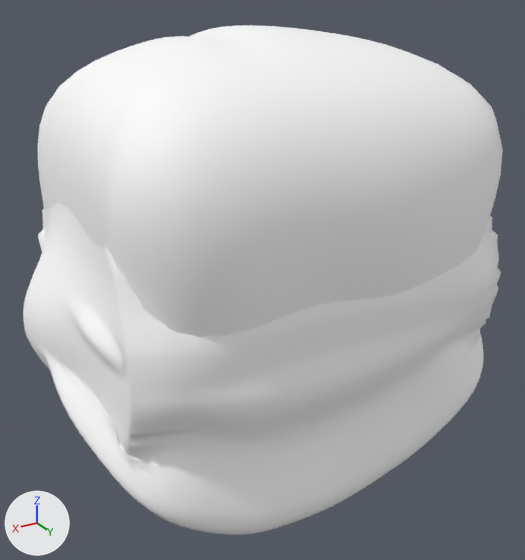
Two versions of the Blender file assets/blender/avatars/shared/hair/long-wavy.blend, one commit apart.
Camera for both pictures: a camera (50 mm lens) standing at (0.656, 1.1, 1.422) and looking at (-0.016, -0.02, 0.862). The axes (+X, +Y, +Z) are drawn at lower left. The lights are the same throughout. The picture after the commit comes second.

The first picture shows 'HairLongWavy_Cap', 'HairLongWavy_Curtain' and 1 more.
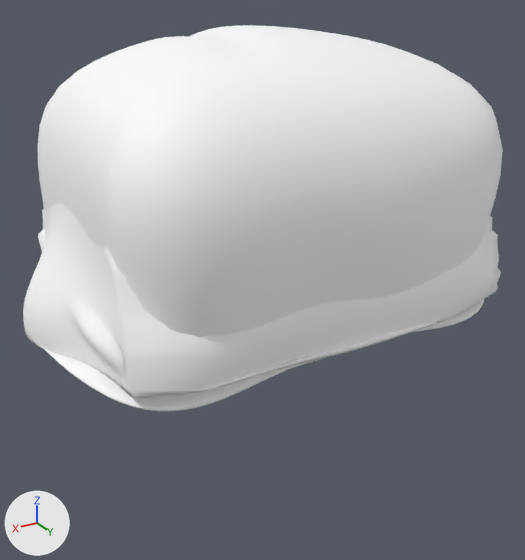
The newer file adds a shape key; the second version is drawn at full value of the shape key 'BackTuck' of 'HairLongWavy_Curtain', and the change is written as the vertex moves it makes.

Boxes [x1, y1, x2, y2] around the edits, measured in the pictures (525 x 560 px; the box of a moved part takes in the faces that stretch with it):
'HairLongWavy_Curtain', reshaped: before [23, 202, 501, 535]; after [23, 202, 501, 411]
part 1 of me_hairlongwavy_curtain_female_mesh_013, moved or reshaped: before [25, 285, 498, 535]; after [25, 285, 498, 411]

What changed in the scene script:
```text
Change me_hairlongwavy_curtain_female_mesh_013:
    used by ob_hairlongwavy_curtain; location = (0.0, 0.0, 0.0)
    remove me_hairlongwavy_curtain_female_mesh_013.from_pydata(...)  # 9380 vertices, 9384 faces; spans x -0.443..0.443, y -0.213..0.311, z 0.47..1.186
    add me_hairlongwavy_curtain_female_mesh_013.from_pydata(...)  # 9380 vertices, 9384 faces; spans x -0.443..0.443, y -0.213..0.309, z 0.803..1.186
    me_hairlongwavy_curtain_female_mesh_013 part 1: 3290 of 9380 vertices moved; they spanned x -0.441..0.441, y -0.075..0.311, z 0.47..0.899 and now span x -0.441..0.441, y -0.075..0.309, z 0.803..0.899; mean shift (0.0, 0.002, 0.139); largest move (0.022, 0.205, 0.471) -> (0.023, 0.229, 0.817)
```
